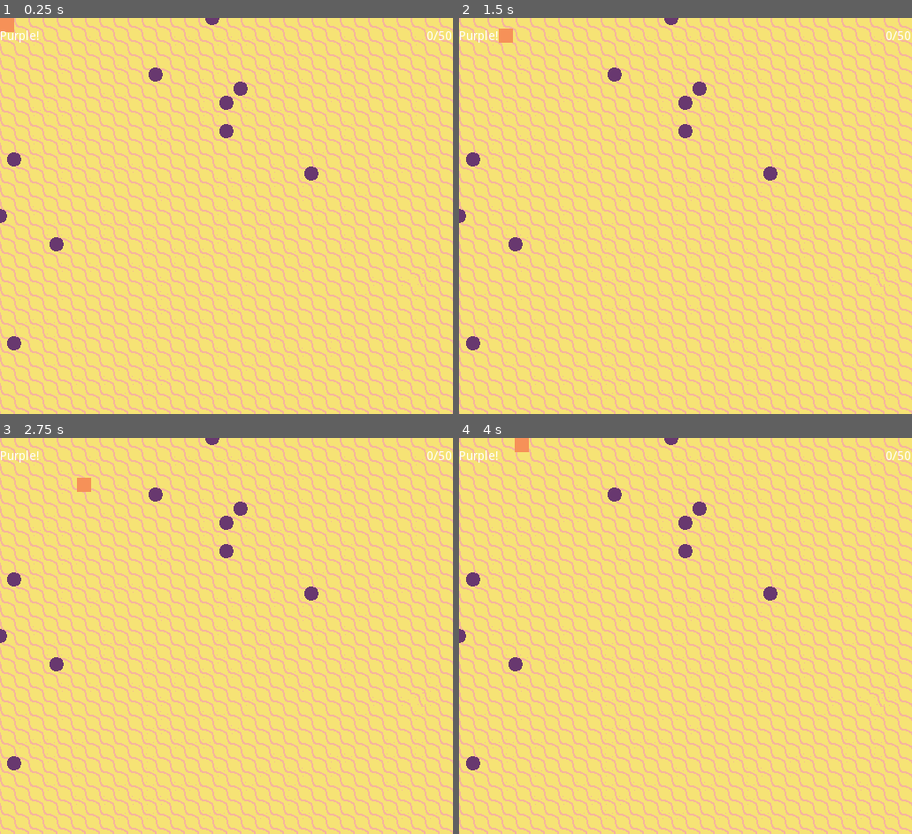
Above: before the commit, frames 1-4 (two rows, left to right).
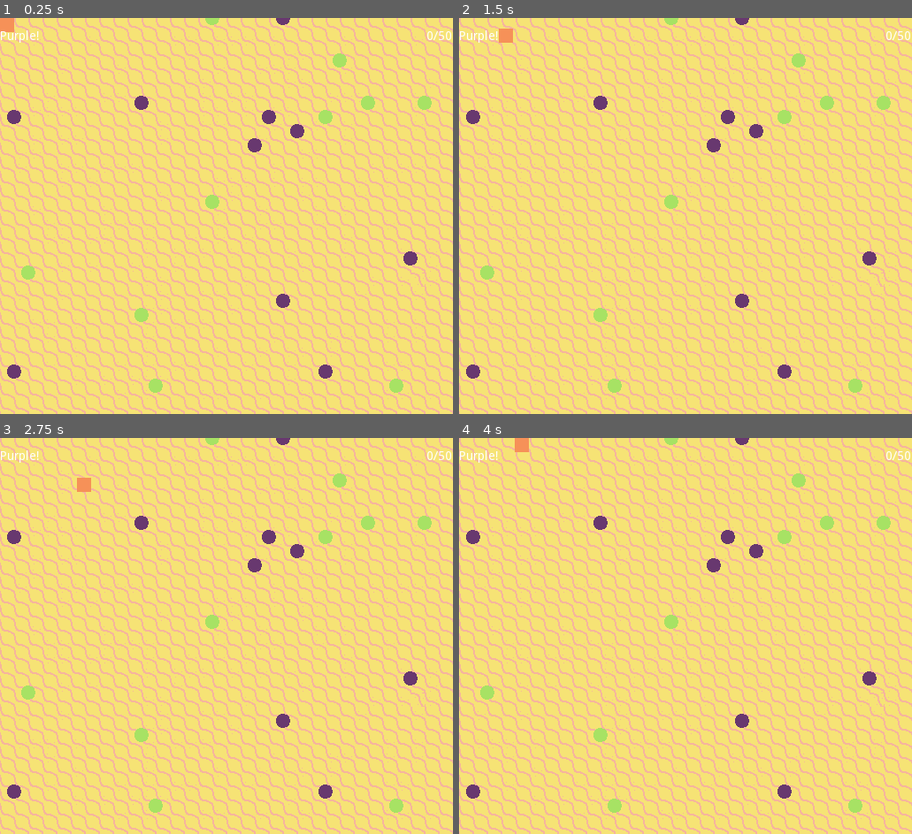
Above: after the commit, the same moments.

Repository: itemcrate/global-game-jam-2019
Game: Godot game, scene res://screens/overworld/Overworld.tscn
The game is run twice, just before and just after one commit, with the same random seed, the same clock (stepped at 60 frames per second) and the same inputs. This scene is started directly instead of the project's main scene.
Inputs:
- Up to frame 1 (0.25 s): no input
- Up to frame 2 (1.5 s): tap Enter (ui_accept) at 0.5, 0.77 s; hold Right (ui_right) 0.53-1.28 s; hold Down (ui_down) from 1.28 s (still down)
- Up to frame 3 (2.75 s): tap Enter (ui_accept) at 1.52 s; release Down (ui_down) at 2.03 s; hold Right (ui_right) from 2.03 s (still down)
- Up to frame 4 (4 s): release Right (ui_right) at 2.78 s; hold Up (ui_up) 2.78-3.53 s; tap Enter (ui_accept) at 3.02, 3.77 s; hold Left (ui_left) from 3.53 s (still down)

The runs differ from the first frame. In frame 1, 2.4% of the frame differs, in the area x 0-96%, y 0-95%; in frame 2, 2.4%; in frame 3, 2.4%; in frame 4, 2.4%.

Commit message:
Implements collectibles spawning, refactors spawn function, adds increment game data function

Diff:
--- a/autoload/gameData.gd
+++ b/autoload/gameData.gd
@@ -1,6 +1,9 @@
 extends Node
 
-var game_data = {}
+var game_data = {
+	"totalCollected": 0,
+	"totalRequired": 0
+}
 
 # Gets value from key value store
 #
@@ -8,7 +11,7 @@
 #
 # Returns value of any type
 func get(key):
-    return game_data[key]
+	return game_data[key]
 
 # Sets key value pairing in globally available dictionary
 #
@@ -18,4 +21,11 @@
 #
 # Returns nothing
 func store(key, data):
-    game_data[key] = data
+	game_data[key] = data
+
+# Increments value of key value store by one
+#
+# key - Identifier
+#
+func increment(key):
+	game_data[key] += 1
--- a/entities/HUD/HUD.tscn
+++ b/entities/HUD/HUD.tscn
@@ -2,7 +2,7 @@
 
 [ext_resource path="res://entities/HUD/HUD.gd" type="Script" id=1]
 
-[node name="HUDLayer" type="Node" index="0"]
+[node name="HUDLayer" type="Node"]
 
 [node name="HUD" type="CanvasLayer" parent="." index="0"]
 
--- /dev/null
+++ b/entities/collectible/collectible.gd
@@ -0,0 +1,16 @@
+extends Area2D
+
+# Temporary draw override for visual representation of collectible
+# Remove this when wave assets are added
+func _draw():
+	draw_circle(Vector2(0,0), 8, Color("A8E365"))
+
+func _ready():
+	pass
+
+# SIGNALS
+
+func _on_collectible_body_entered(body):
+	if body.is_in_group("player"):
+		GameData.increment("totalCollected")
+		self.queue_free()
--- /dev/null
+++ b/entities/collectible/collectible.tscn
@@ -0,0 +1,26 @@
+[gd_scene load_steps=3 format=2]
+
+[ext_resource path="res://entities/collectible/collectible.gd" type="Script" id=1]
+
+[sub_resource type="CapsuleShape2D" id=1]
+
+custom_solver_bias = 0.0
+radius = 8.0
+height = 16.0
+
+[node name="collectible" type="Area2D" index="0"]
+
+input_pickable = true
+gravity_vec = Vector2( 0, 1 )
+gravity = 98.0
+linear_damp = 0.1
+angular_damp = 1.0
+audio_bus_override = false
+audio_bus_name = "Master"
+script = ExtResource( 1 )
+
+[node name="collectibleCollider" type="CollisionShape2D" parent="." index="0"]
+
+shape = SubResource( 1 )
+
+[connection signal="body_entered" from="." to="." method="_on_collectible_body_entered"]
--- a/entities/obstacle/obstacle.gd
+++ b/entities/obstacle/obstacle.gd
@@ -1,6 +1,6 @@
 extends RigidBody2D
 
-# Temporary draw override for visual representation of player
+# Temporary draw override for visual representation of obstacle
 # Remove this when wave assets are added
 func _draw():
 	draw_circle(Vector2(0,0), 8, Color("693970"))
--- a/entities/wave/wave.gd
+++ b/entities/wave/wave.gd
@@ -35,7 +35,8 @@
 		current_state == STATE.EBB
 		ebb()
 		# The below assumes the wave is child of overworld
-		get_parent().spawn_obstacles(10)
+		get_parent().spawn_obstacles(5)
+		get_parent().spawn_collectibles(5)
 
 	elif current_state == STATE.EBB:
 		current_state = STATE.READY
--- a/screens/overworld/Overworld.gd
+++ b/screens/overworld/Overworld.gd
@@ -1,19 +1,28 @@
 extends Node
 
+onready var collectible_path = "res://entities/collectible/collectible.tscn"
 onready var obstacle_path = "res://entities/obstacle/obstacle.tscn"
 onready var tilemap = $TileMap
 onready var wave = $wave
 
 func _ready():
 	spawn_obstacles(10)
+	spawn_collectibles(10)
+
+func spawn(scene_path):
+	var new_obstacle = load(scene_path).instance()
+
+	# Randomly assign a tile cell to the new obstacle
+	randomize()
+	var tile_position = tilemap.world_to_map(Vector2(rand_range(1, 511), rand_range(1, 447)))
+	new_obstacle.position = tilemap.map_to_world(tile_position)
+
+	self.add_child(new_obstacle)
+
+func spawn_collectibles(number):
+	for n in range(number):
+		spawn(collectible_path)
 
 func spawn_obstacles(number):
 	for n in range(number):
-		var new_obstacle = load(obstacle_path).instance()
-
-		# Randomly assign a tile cell to the new obstacle
-		randomize()
-		var tile_position = tilemap.world_to_map(Vector2(randi() % 512, randi() % 448))
-		new_obstacle.position = tilemap.map_to_world(tile_position)
-
-		self.add_child(new_obstacle)
+		spawn(obstacle_path)
